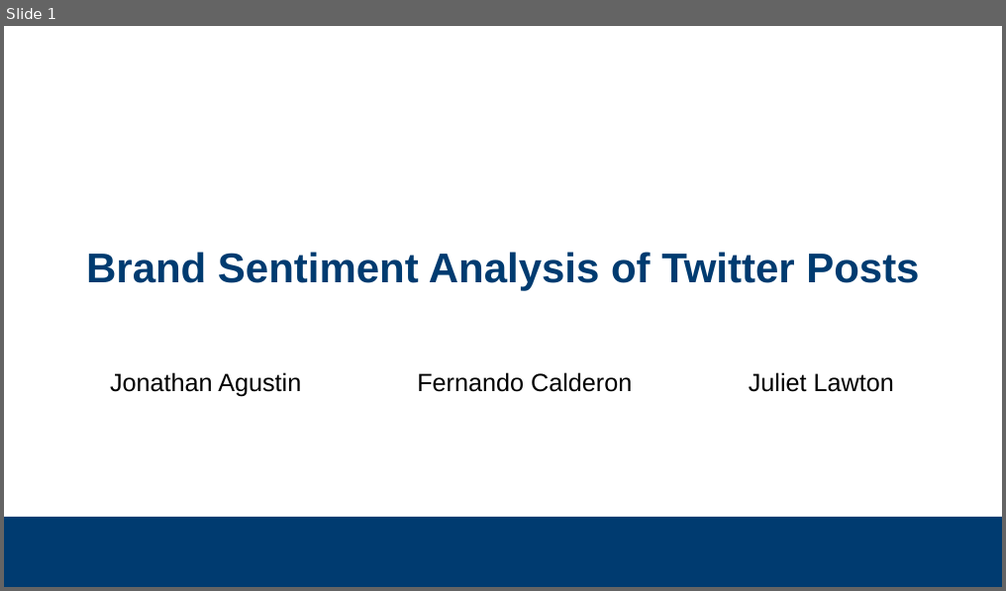
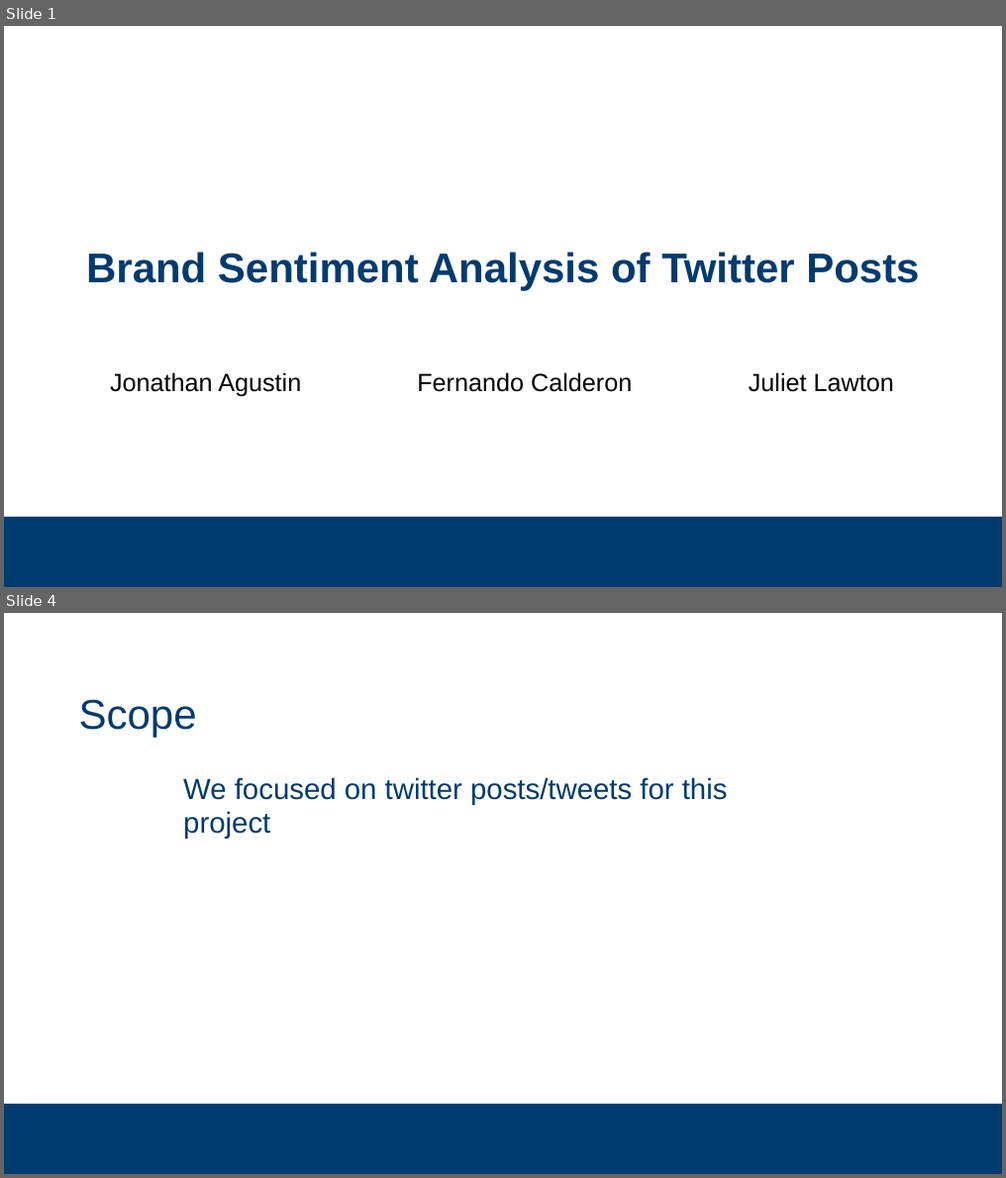
Before and after one commit to subsystem3/project, a slide deck: Final-Project-Team-2.pptx. Shown one above the other, each under a label of ours: slide 1 before the commit, slides 1 and 4 after it; the slides between them are not shown. The pictures are 1006x591 and 1006x1178 pixels, drawn with LibreOffice and Linux fonts; fonts in the diff are those of the drawing; background and template pictures are left out. Boxes give left, top, right and bottom in pixels: in the first picture for what was removed or moved away, otherwise in the second. Text is boxed around its words. In the diff, an @@ line names an element or a change of style, - is before the commit and + after.

```diff
--- a/Final-Project-Team-2.pptx
+++ b/Final-Project-Team-2.pptx
@@ slide 4 added at box(4, 613, 1002, 1174), background #FFFFFF; not listed: 1 template element that a slide beside it also shows @@
@@ title added at box(79, 699, 197, 738), 40 pt, text #003B70 @@
+Scope
@@ text added at box(183, 777, 728, 839), 28 pt, text #003B70 @@
+  We focused on twitter posts/tweets for this project
```
Also in this commit, not shown: 8 slides changed, 9 other slides added, 4 slides removed.
